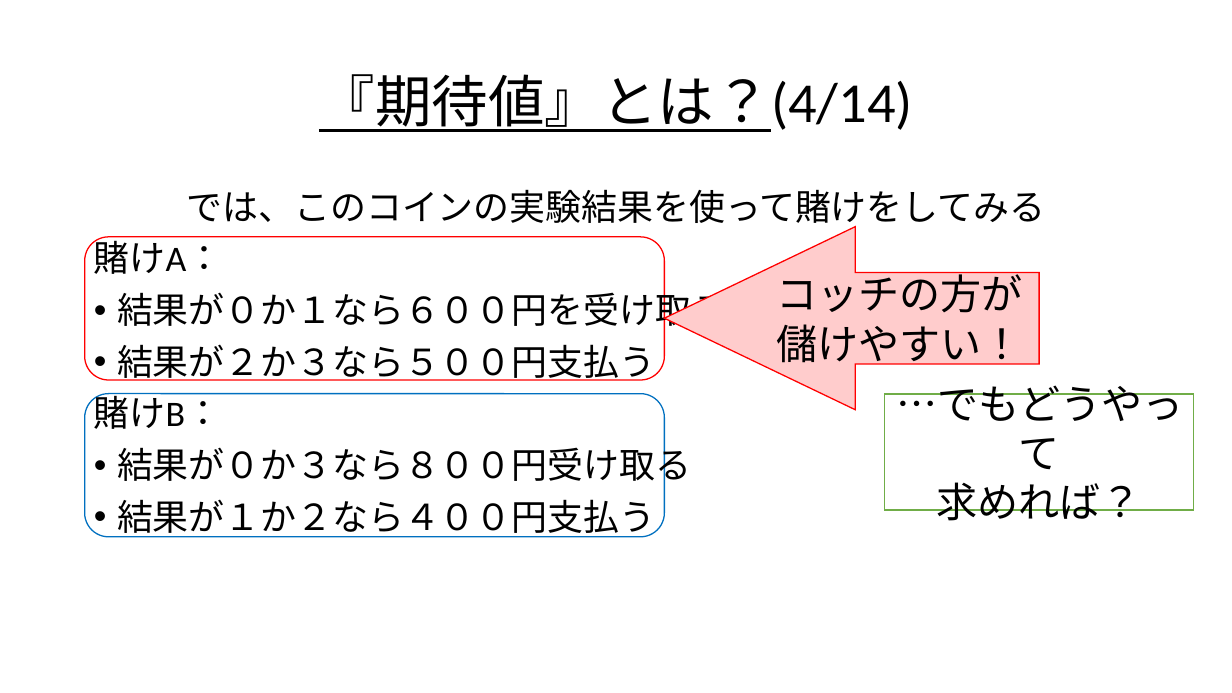
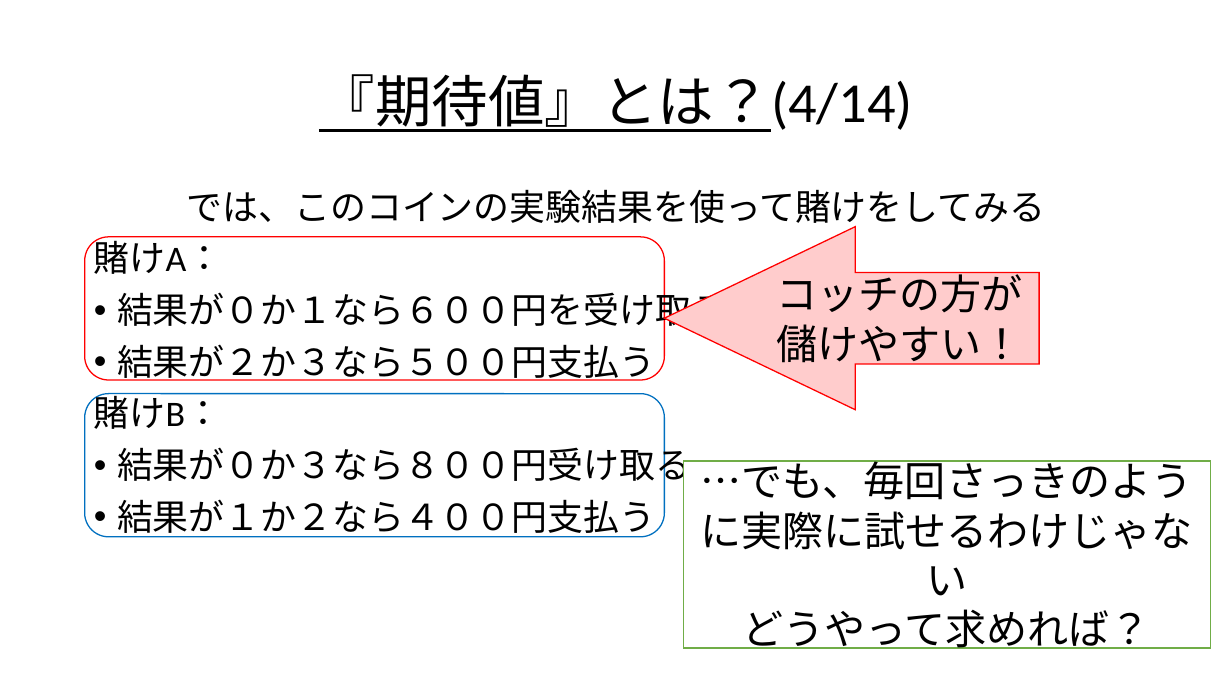
Before and after one commit to Ryo-KATAYAMA/Senior_Project, a slide deck: slide 16 of Chapter4_1.pptx. Drawn at 1232x693 pixels with LibreOffice and Linux fonts; fonts in the diff are those of the drawing. Boxes give left, top, right and bottom in pixels: in the first picture for what was removed or moved away, otherwise in the second. Text is boxed around its words. In the diff, an @@ line names an element or a change of style, - is before the commit and + after.

```diff
--- a/Chapter4_1.pptx
+++ b/Chapter4_1.pptx
@@ rectangle "…でも、毎回さっきのように実際に試せるわけじゃない": place and size @@
-rectangle "…でも、毎回さっきのように実際に試せるわけじゃない" at bbox=[885, 394, 1194, 509]
+rectangle "…でも、毎回さっきのように実際に試せるわけじゃない" at bbox=[683, 461, 1210, 649]
@@ text in rectangle at bbox=[700, 460, 1193, 649]: text changed @@
-…でもどうやって
-求めれば？
+…でも、毎回さっきのように実際に試せるわけじゃない
+どうやって求めれば？
```
Also in this commit, not shown: 13 other slides changed, 1 slide added.
